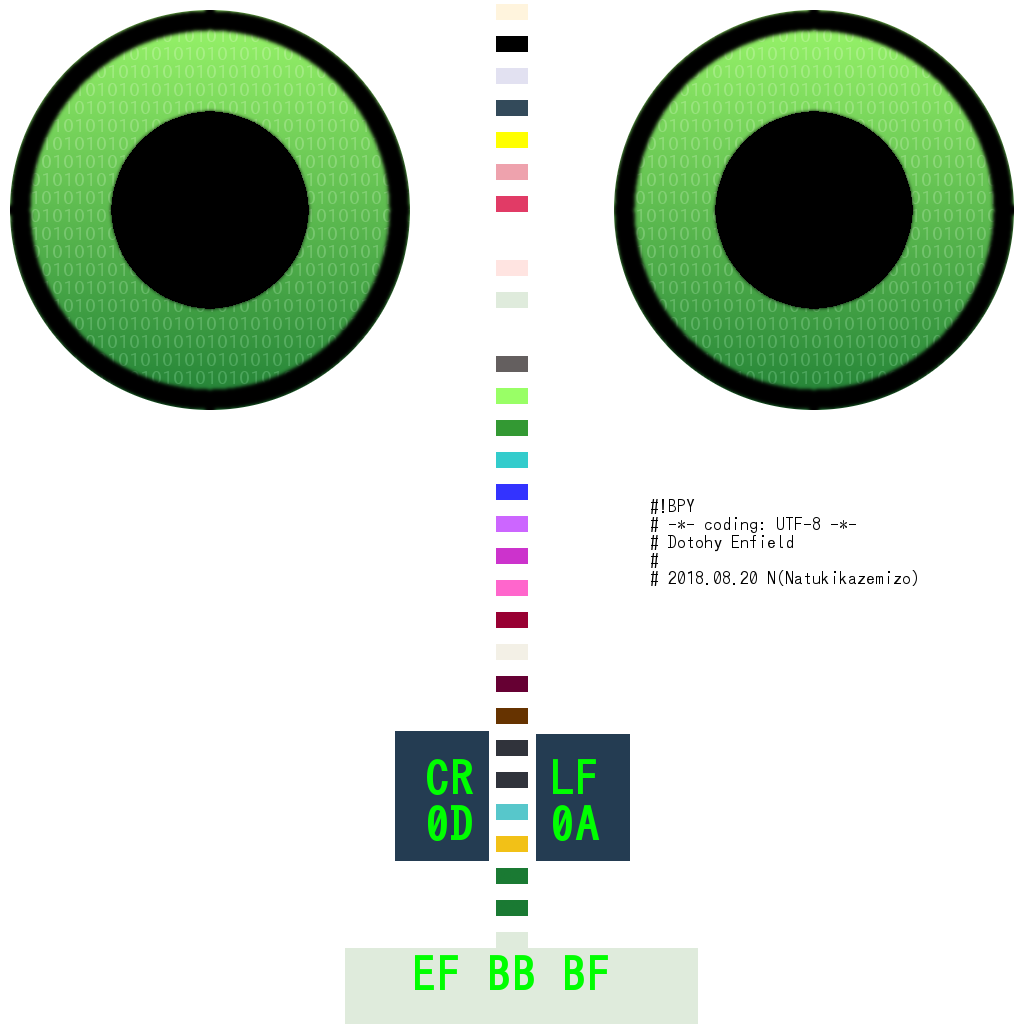
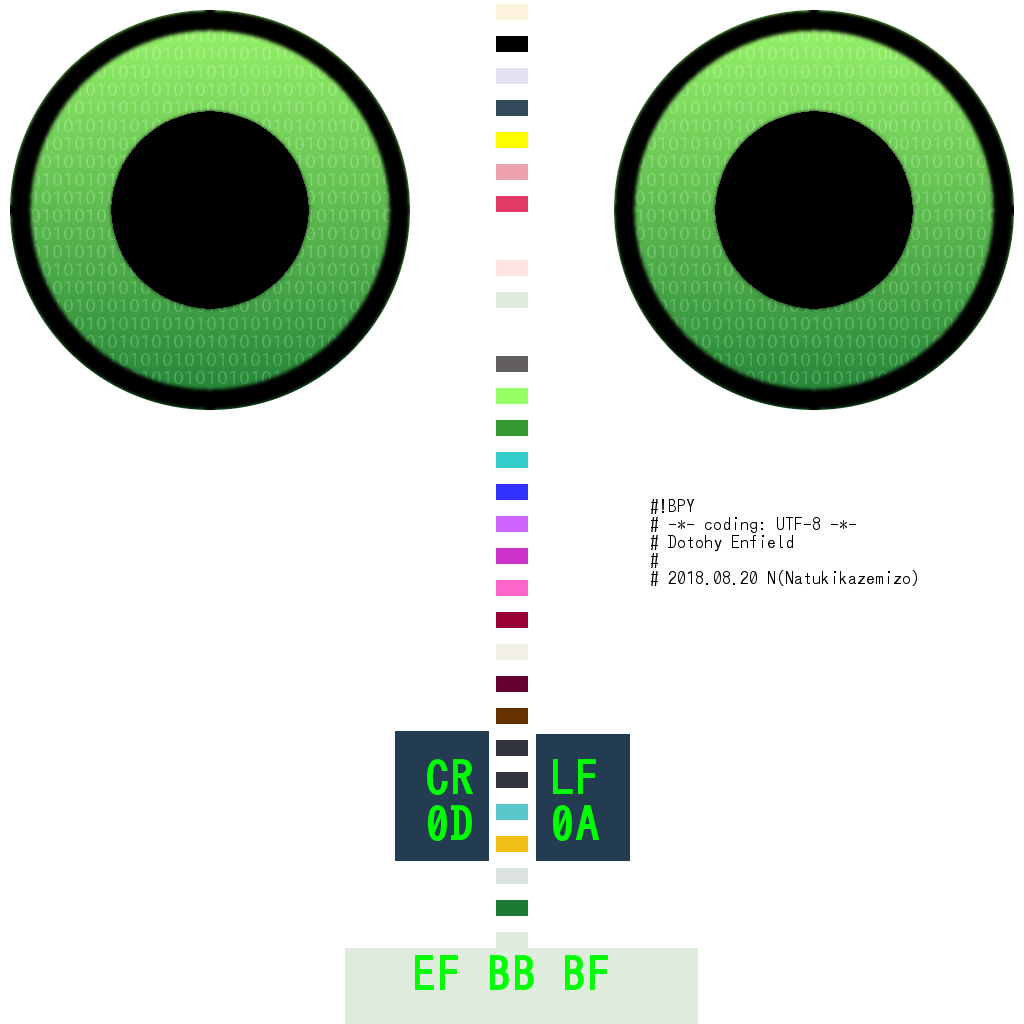
Revision of a layered 1024x1024 image; what changed, layer by layer:
painted on "Colors" over [496,868,528,884]
